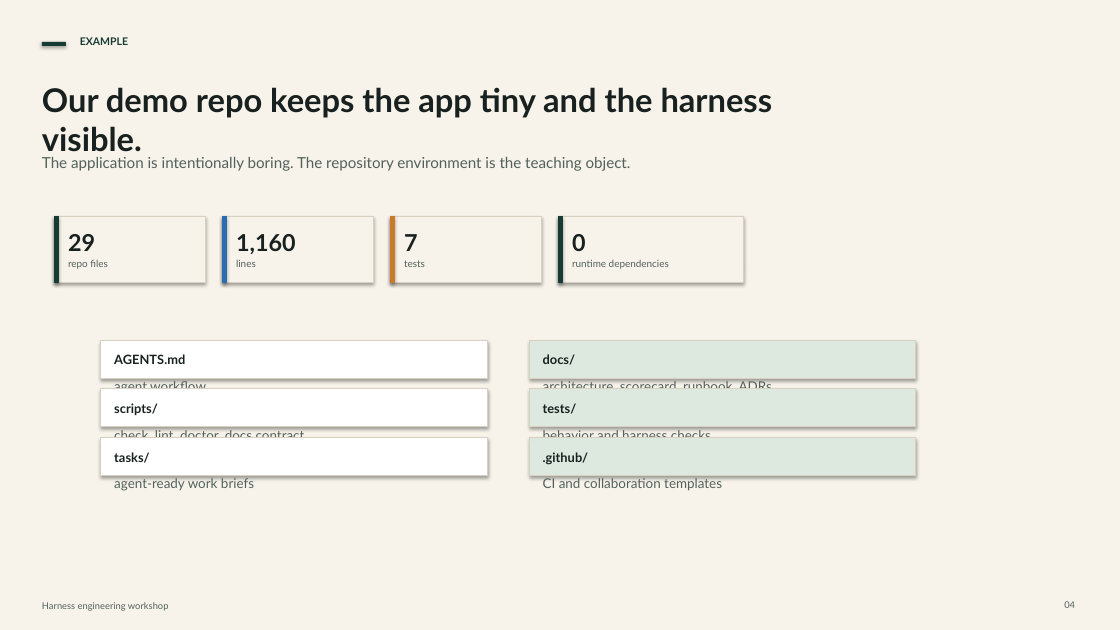
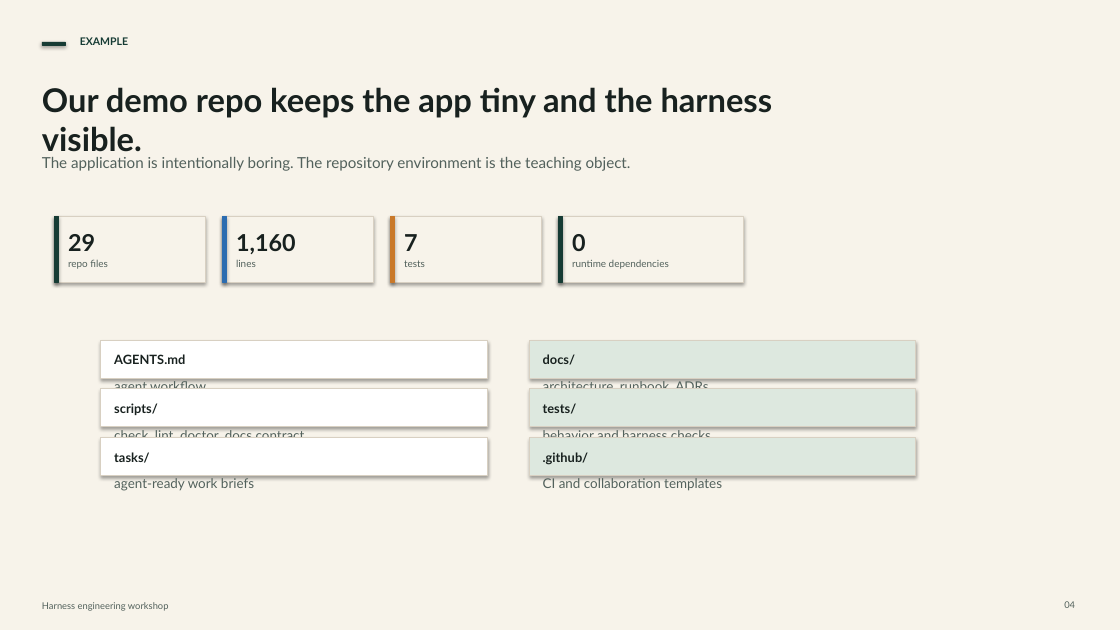
Before and after one commit to usamadar/harness-engineering-demo, a slide deck: slide 4 of presentations/harness-engineering-workshop.pptx. Drawn at 1120x630 pixels with LibreOffice and Linux fonts; fonts in the diff are those of the drawing. Boxes give left, top, right and bottom in pixels: in the first picture for what was removed or moved away, otherwise in the second. Text is boxed around its words. In the diff, an @@ line names an element or a change of style, - is before the commit and + after.

Commit message:
Remove internal maturity score from deck

```diff
--- a/presentations/harness-engineering-workshop.pptx
+++ b/presentations/harness-engineering-workshop.pptx
@@ text at box(543, 379, 708, 388): text changed @@
-architecture, scorecard, runbook, ADRs
+architecture, runbook, ADRs
```
Also in this commit, not shown: 2 other slides changed.
